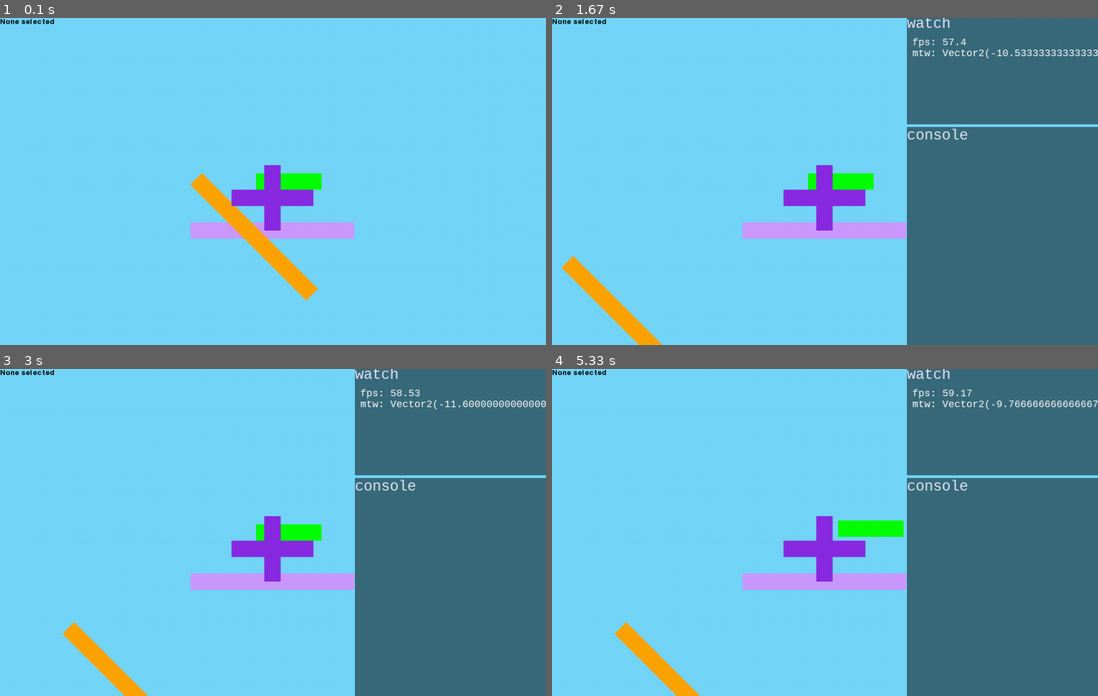
Above: before the commit, frames 1-4 (two rows, left to right).
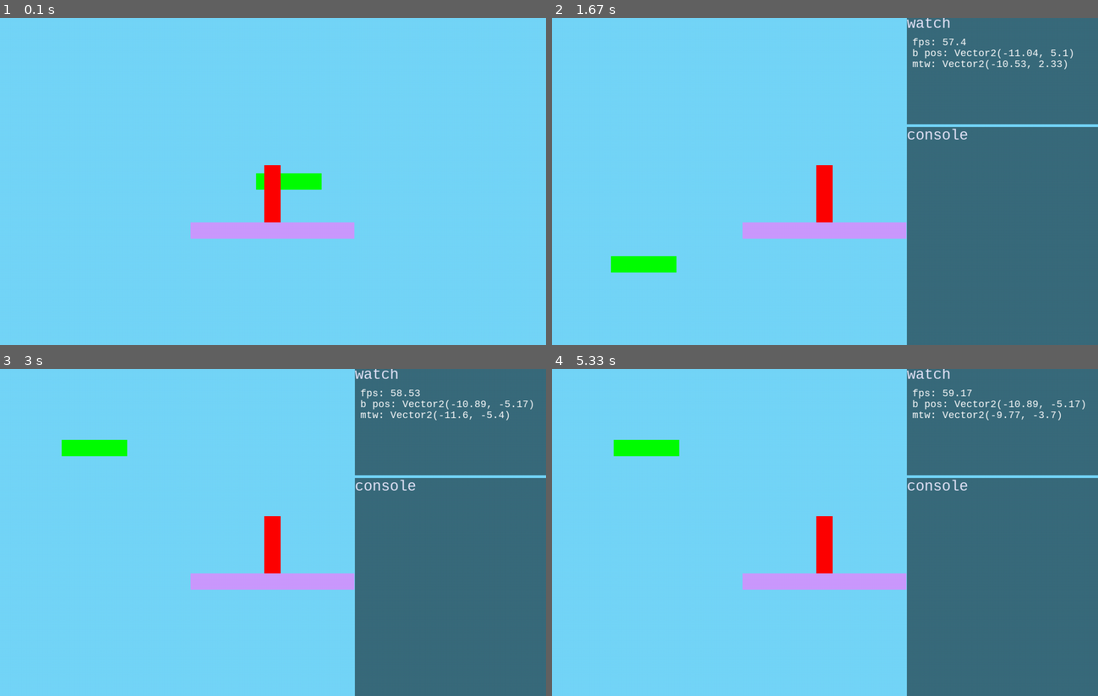
Above: after the commit, the same moments.

Repository: AchoDev/Lumina-Engine
Game: pygame game, started from test2.py
The game is run twice, just before and just after one commit, with the same random seed, the same clock (stepped at 60 frames per second) and the same inputs.
Inputs (mouse positions are in pixels of both pictures, inside the frame that each line leads up to):
- Up to frame 1 (0.1 s): no input
- Up to frame 2 (1.67 s): press the mouse at (841, 188) at 0.37 s; move the mouse to (764, 188) at 0.47 s; release the mouse at (693, 184) at 0.6 s; tap 0 at 0.67 s; press the mouse at (726, 188) at 1.03 s; move the mouse to (677, 233) at 1.13 s; release the mouse at (633, 276) at 1.27 s; press the mouse at (726, 188) at 1.37 s; move the mouse to (688, 204) at 1.47 s; release the mouse at (650, 220) at 1.6 s
- Up to frame 3 (3 s): press the mouse at (92, 604) at 1.7 s; move the mouse to (120, 620) at 1.8 s; release the mouse at (152, 633) at 1.93 s; press the mouse at (158, 620) at 2.03 s; move the mouse to (163, 525) at 2.13 s; release the mouse at (169, 434) at 2.27 s; press the mouse at (174, 473) at 2.37 s; move the mouse to (322, 516) at 2.47 s; release the mouse at (469, 555) at 2.6 s; press the mouse at (174, 473) at 2.7 s; move the mouse to (131, 460) at 2.8 s; release the mouse at (81, 444) at 2.93 s
- Up to frame 4 (5.33 s): press the mouse at (726, 473) at 3.03 s; move the mouse to (699, 512) at 3.13 s; release the mouse at (672, 552) at 3.27 s; press the mouse at (661, 457) at 3.37 s; move the mouse to (835, 463) at 3.47 s; release the mouse at (1016, 467) at 3.6 s; press the mouse at (661, 457) at 3.7 s; move the mouse to (786, 440) at 3.8 s; release the mouse at (917, 424) at 3.93 s; press the mouse at (661, 457) at 4.03 s; move the mouse to (841, 516) at 4.13 s; release the mouse at (1021, 571) at 4.27 s; press the mouse at (661, 457) at 4.37 s; move the mouse to (770, 493) at 4.47 s; release the mouse at (879, 525) at 4.6 s; press the mouse at (661, 457) at 4.7 s; move the mouse to (786, 532) at 4.8 s; release the mouse at (906, 604) at 4.93 s; press the mouse at (661, 457) at 5.03 s; move the mouse to (661, 463) at 5.13 s; release the mouse at (666, 470) at 5.27 s

The runs differ from the first frame. In frame 1, 2.9% of the frame differs, in the area x 0-59%, y 0-87%; in frame 2, 4.1%, in the area x 0-100%, y 0-100%; in frame 3, 3.9%; in frame 4, 4.1%.

Commit message:
trying to make better code

Diff:
--- a/cls/Window.py
+++ b/cls/Window.py
@@ -277,7 +277,9 @@
     def draw_line(self, obj, color):
         pygame.draw.line(self.win, color, (obj.x1, obj.y1), (obj.x2, obj.y2), 1)
 
-    def get_rect(self, object):
+    def get_rect(self, object, adjust=False):
+        if adjust:
+            return pygame.Rect(object.x - object.width / 2, object.y - object.height / 2, object.width, object.height)
         return pygame.Rect(object.x, object.y, object.width, object.height)
 
     def fill(self, color):
@@ -316,8 +318,10 @@
         return (tup[0] * window_ratio.value, tup[1] * window_ratio.value)
 
     @staticmethod
-    def get_rect(object):
+    def get_rect(object, adjust=False):
         tr = object.transform
+        if adjust:
+            return pygame.Rect(tr.x - tr.width / 2, tr.y - tr.height / 2, tr.width, tr.height)
         return pygame.Rect(tr.x, tr.y, tr.width, tr.height)
 
     def __set_editor_selected_object(self, obj):
--- a/cls/functions.py
+++ b/cls/functions.py
@@ -80,7 +80,7 @@
     return objects
 
 def check_collision_point(object, point):
-    if Window.get_rect(object).collidepoint(point): return True
+    if Window.get_rect(object, adjust=True).collidepoint(point): return True
     return False
 
 def check_collision(object_1, object_2):
--- a/components/Component.py
+++ b/components/Component.py
@@ -6,13 +6,15 @@
 from cls import GameObject
 
 
-
 class Component:
     def __init__(self):
+        from .Transform import Transform
         self.target: GameObject = None
+        self.transform: Transform = None
 
     def set_target(self, target: GameObject):
         self.target = target
+        self.transform = target.transform
 
     def editor_repr(self):
         return []
--- a/components/Vector2.py
+++ b/components/Vector2.py
@@ -17,6 +17,9 @@
 
     def reset(self):
         self.x, self.y = 0
+
+    def rounded(self):
+        return self.copy_with(round(self.x, 2), round(self.y, 2))
 
     def copy_with(self, x=None, y=None):
         return Vector2(
--- a/test2.py
+++ b/test2.py
@@ -1,3 +1,4 @@
+from typing import Any
 from __init__ import *
 from enum import Enum
 
@@ -7,57 +8,48 @@
 scene = Scene("t")
 scene.fill(light_blue)
 
+class DragAround(Component):
+    def __init__(self):
+        super().__init__()
+        self.dragging = False
+
+    def initialize(self):
+        self.rb: Rigidbody = self.target.get_component("Rigidbody")
+
+    def update(self, scene):
+        if not get_mouse()[0]:
+            self.dragging = False
+            self.rb.velocity = Vector2(0, 0)
+            return
+
+        if check_collision_point(self.target, scene.mouse_to_world().to_tuple()) or self.dragging:
+            self.rb.smooth_move_to(scene.mouse_to_world(), 30)
+            self.dragging = True
+
+
 b = scene.add_object(Square(1, 0, 4, 1, green))
 b.add_component(Rigidbody(static=True))
 b.add_component(Boxcollider())
+b.add_component(DragAround())
 
 b2 = scene.add_object(Square(0, 1, 1, 4, red))
 b2.add_component(Rigidbody(static=True))
 b2.add_component(Boxcollider())
+b.add_component(DragAround())
 
 b3 = scene.add_object(Square(0, 3, 10, 1, violet))
 b3.add_component(Boxcollider())
 
-b4 = scene.add_object(Square(0, 0, 10, 1, orange))
-b4.transform.angle = 45
-b4.add_component(Rigidbody(static=True))
-b4.add_component(Boxcollider())
-
-bucket1 = scene.add_object(Square(0, 1, 5, 1, blue_violet))
-bucket1.add_component(Rigidbody(static=True))
-bucket1.add_component(Boxcollider())
-
-bucket2 = scene.add_object(Square(0, 1, 1, 4, blue_violet))
-bucket2.add_component(Rigidbody(static=True))
-bucket2.add_component(Boxcollider())
-
-bucket3 = scene.add_object(Square(0, 1, 1, 4, blue_violet))
-bucket3.add_component(Rigidbody(static=True))
-bucket3.add_component(Boxcollider())
+# b4 = scene.add_object(Square(0, 0, 10, 1, orange))
+# b4.transform.angle = 45
+# b4.add_component(Rigidbody(static=True))
+# b4.add_component(Boxcollider())
+# b4.add_component(DragAround())
 
 canvas = scene.add_object(Canvas())
-platform_indicator = canvas.add_child(Text(0, 0, 20, black, 'None selected'))
 
-# debug_cube = scene.add_object(Square(0, 0, 1, 1, orchid))
-# debug_cube.name = 'DEBUG CUBE'
-
-# scene.camera.transform.x = 10
-
-class BoxType(Enum):
-    NONE = 0
-    PLATFORM = 1
-    WALL = 2
-    BUCKET = 3
-    SLOPE = 4
-
-current_box = Container(BoxType.NONE)
-
-def switch_box():
-    current_box.value = BoxType((current_box.value.value + 1) % 4)
-
-console.watch(lambda: scene.mouse_to_window(), 'mtw')
-
-scene.add_event(KeyEvent('q', lambda: switch_box()))
+console.watch(lambda: b.transform.position.rounded(), "b pos")
+console.watch(lambda: scene.mouse_to_world().rounded(), "mtw")
 
 while True:
     mouse_pos = scene.camera.window_to_world_position(get_mouse_pos())
@@ -67,46 +59,6 @@
         new.add_component(Rigidbody())
         new.add_component(Boxcollider())
 
-    if(get_mouse()[0]):
-        if check_collision_point(b, mouse_pos.to_tuple()):
-            current_box.value = BoxType.PLATFORM
-        elif check_collision_point(b2, mouse_pos.to_tuple()):
-            current_box.value = BoxType.WALL
-        elif check_collision_point(bucket1, mouse_pos.to_tuple()):
-            current_box.value = BoxType.BUCKET
-        elif check_collision_point(b4, mouse_pos.to_tuple()):
-            current_box.value = BoxType.SLOPE
-
-    else:
-        current_box.value = BoxType.NONE
-
-    speed = 30
-
-    b.get_component("Rigidbody").velocity = Vector2(0, 0)
-    b2.get_component("Rigidbody").velocity = Vector2(0, 0)
-    bucket1.get_component("Rigidbody").velocity = Vector2(0, 0)
-    bucket2.get_component("Rigidbody").velocity = Vector2(0, 0)
-    bucket3.get_component("Rigidbody").velocity = Vector2(0, 0)
-    b4.get_component("Rigidbody").velocity = Vector2(0, 0)
-
-    match current_box.value:
-        case BoxType.PLATFORM:
-            platform_indicator.text = 'Platform'
-            b.get_component("Rigidbody").smooth_move_to(mouse_pos, speed)
-        case BoxType.WALL:
-            platform_indicator.text = 'Wall'
-            b2.get_component("Rigidbody").smooth_move_to(mouse_pos, speed)
-        case BoxType.BUCKET:
-            platform_indicator.text = 'Bucket'
-            bucket1.get_component("Rigidbody").smooth_move_to(mouse_pos, speed)
-            bucket2.get_component("Rigidbody").smooth_move_to(mouse_pos + Vector2(2, - 2), speed)
-            bucket3.get_component("Rigidbody").smooth_move_to(mouse_pos + Vector2(-2, - 2), speed)
-        case BoxType.SLOPE:
-            platform_indicator.text = 'Slope'
-            b4.get_component("Rigidbody").smooth_move_to(mouse_pos, speed)
-        case _:
-            platform_indicator.text = 'None selected'
-
     # debug_cube.transform.set_position(mouse_pos)
 
     scene.load()
